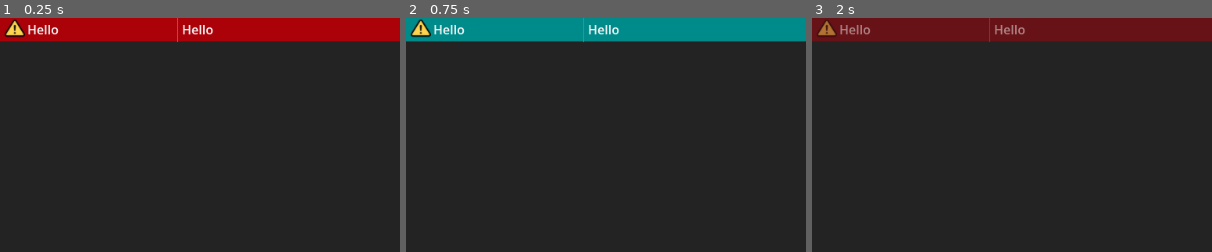
Above: before the commit, frames 1-3 (left to right).
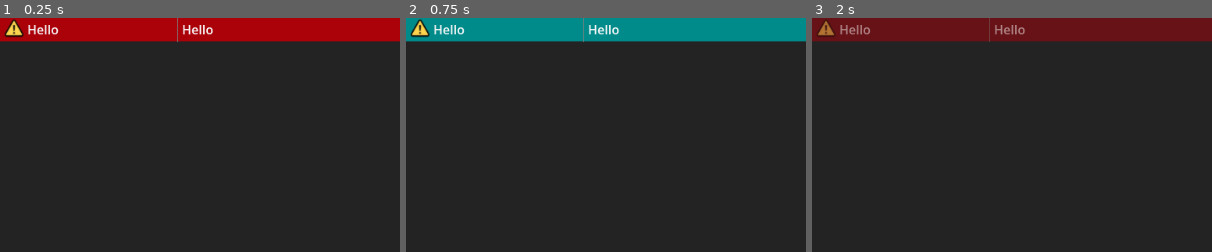
Above: after the commit, the same moments.

Repository: popcar2/CleanDoom
Game: Godot game, scene res://Scenes/ModPanel/mod_panel.tscn
Same seed, same stepped clock (60 frames per second), same inputs: the game is played once before the commit and once after it. This scene is started directly instead of the project's main scene.
Inputs (mouse positions are % of the whole screen's width and height, from its top left):
- Up to frame 1 (0.25 s): no input
- Up to frame 2 (0.75 s): tap Enter at 0.5 s; drag from (50, 2) to (60, 28) at 0.52 s
- Up to frame 3 (2 s): tap Space at 1.25 s; drag from (95, 2) to (45, 70) at 1.27 s
The pictures show only the part of the screen within x 0-50%, y 0-50%; the shares and areas given below are measured in that part.

The runs differ from the first frame. In frame 1, 0.1% of the frame differs, in the area x 1-7%, y 0-9%; in frame 2, 0.1%; in frame 3, less than 0.1%.

Commit message:
Fix minor issues in missind mods popup

Diff:
--- a/Scenes/MainScene/main_scene.tscn
+++ b/Scenes/MainScene/main_scene.tscn
@@ -913,7 +913,7 @@
 
 [node name="MissingModsPopup" type="Window" parent="."]
 unique_name_in_owner = true
-title = "New Profile"
+title = "Missing Wads!"
 initial_position = 1
 size = Vector2i(400, 120)
 visible = false
--- a/Scenes/MainScene/missing_mods_popup.gd
+++ b/Scenes/MainScene/missing_mods_popup.gd
@@ -5,3 +5,6 @@
 
 func _on_start_pressed():
 	hide()
+
+func _on_close_requested():
+	hide()
--- a/Scenes/ModPanel/mod_panel.tscn
+++ b/Scenes/ModPanel/mod_panel.tscn
@@ -117,10 +117,10 @@
 anchor_bottom = 0.5
 offset_left = 6.0
 offset_top = -15.0
-offset_right = 32.0
+offset_right = 30.0
 offset_bottom = 11.0
 grow_vertical = 2
-tooltip_text = "WARNING: This Wad cannot be found!
+tooltip_text = "WARNING: This Wad couldn't be found!
 
 Have you deleted it or moved it somewhere else?
 
